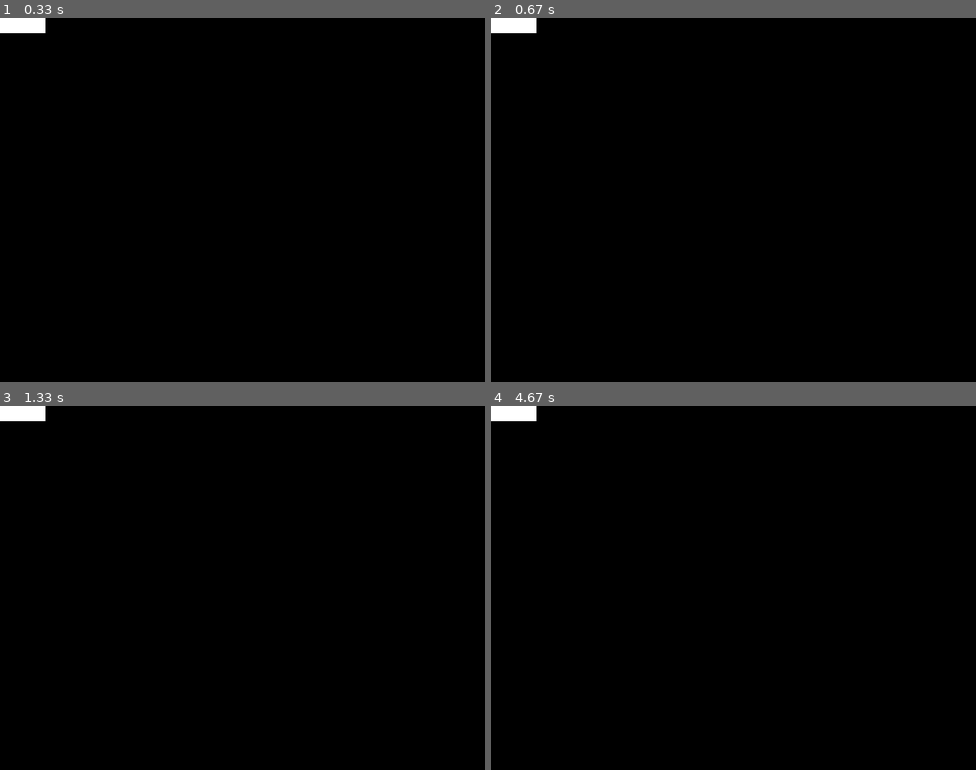
Above: before the commit, frames 1-4 (two rows, left to right).
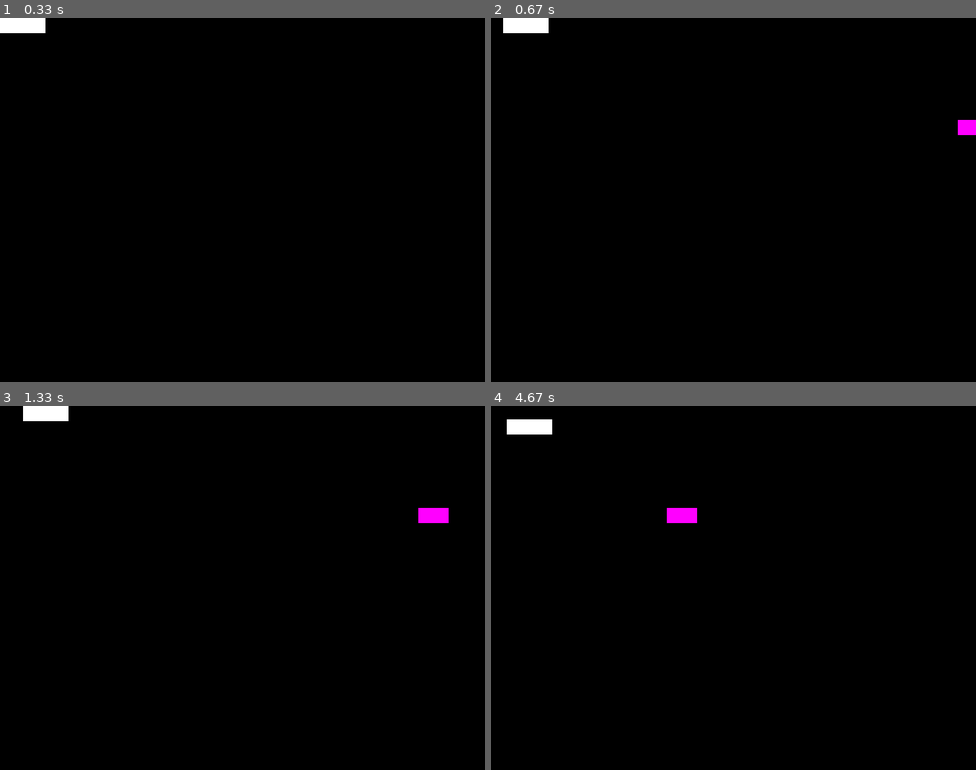
Above: after the commit, the same moments.

Repository: TejasJD/LearnPyGame
Game: pygame game, started from test.py
Same seed, same stepped clock (60 frames per second), same inputs: the game is played once before the commit and once after it.
Inputs:
- Up to frame 1 (0.33 s): no input
- Up to frame 2 (0.67 s): hold Right from 0.33 s (still down)
- Up to frame 3 (1.33 s): release Right at 0.8 s; hold Up 0.83-1.13 s; hold Right from 1.17 s (still down)
- Up to frame 4 (4.67 s): release Right at 1.63 s; hold Left 1.67-2.2 s; hold Down 2.23-2.53 s; hold Left 2.57-2.97 s; hold Up 3-3.37 s; hold Right 3.4-4.03 s; hold Down 4.07-4.43 s; hold Left from 4.47 s (still down)

Frame 1 is identical in both runs. In frame 2, 0.4% of the frame differs, in the area x 0-100%, y 0-33%; in frame 3, 0.7%; in frame 4, 1.0%, in the area x 0-43%, y 0-33%.

Commit message:
Commit 5

Diff:
--- a/test.py
+++ b/test.py
@@ -1,5 +1,6 @@
 # importing pygame
-import pygame
+import pygame, random
+from pygame.locals import *
 
 # initialize pygame
 pygame.init()
@@ -24,6 +25,46 @@
         # player rect
         self.rect = self.surf.get_rect()
 
+    # function that updates state of player
+    # based on keys pressed
+    def update(self, pressed_keys):
+        if pressed_keys[K_UP]:
+            self.rect.move_ip(0, -1)
+            # if it goes out of bou
+            if self.rect.top < 0:
+                self.rect.top = 0
+        if pressed_keys[K_DOWN]:
+            self.rect.move_ip(0, 1)
+            if self.rect.bottom > SCREEN_HEIGHT:
+                self.rect.bottom = SCREEN_HEIGHT
+        if pressed_keys[K_LEFT]:
+            self.rect.move_ip(-1, 0)
+            if self.rect.left < 0:
+                self.rect.left = 0
+        if pressed_keys[K_RIGHT]:
+            self.rect.move_ip(1, 0)
+            if self.rect.right > SCREEN_WIDTH:
+                self.rect.right = SCREEN_WIDTH
+
+# enemy class that extends sprite class
+class Enemy(pygame.sprite.Sprite):
+    def __init__(self):
+        super().__init__()
+        self.surf = pygame.Surface((50, 25))
+        self.surf.fill((255, 0, 255))
+        self.rect = self.surf.get_rect(
+            center=(
+                random.randint(SCREEN_WIDTH + 50, SCREEN_WIDTH + 100),
+                random.randint(0, SCREEN_HEIGHT)
+            )
+        )
+        self.speed = random.randint(1, 5)
+
+    # enemy object has job to start from right edge of screen to left
+    def update(self):
+        self.rect.move_ip(-self.speed, 0)
+
+
 
 # setting the display size
 screen = pygame.display.set_mode((SCREEN_WIDTH, SCREEN_HEIGHT))
@@ -33,8 +74,9 @@
 pygame.display.set_icon(icon)
 pygame.display.set_caption("LearnPyGame")
 
-# instantiate player object
+# instantiate player and enemy object (enemy object will be changed later)
 player = Player()
+enemy = Enemy()
 
 # game loop control variable
 run = True
@@ -48,8 +90,16 @@
     # fill screen with black
     screen.fill(BLACK)
 
-    # blit the player onto the screen
+    # get all keys pressed in current frame, for player
+    pressed_keys = pygame.key.get_pressed()
+
+    # update their states
+    player.update(pressed_keys)
+    enemy.update()
+
+    # blit the game components onto the screen
     screen.blit(player.surf, player.rect)
+    screen.blit(enemy.surf, enemy.rect)
 
     # update all the changes made in that iteration
     # or after the previous flip
